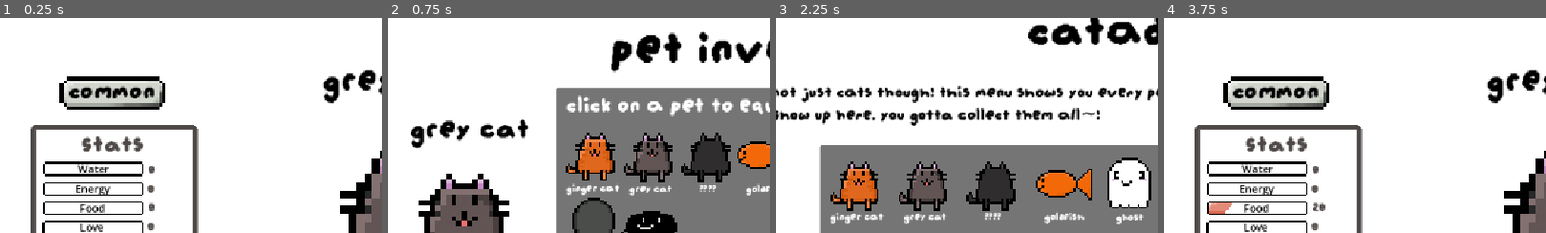
Above: before the commit, frames 1-4 (left to right).
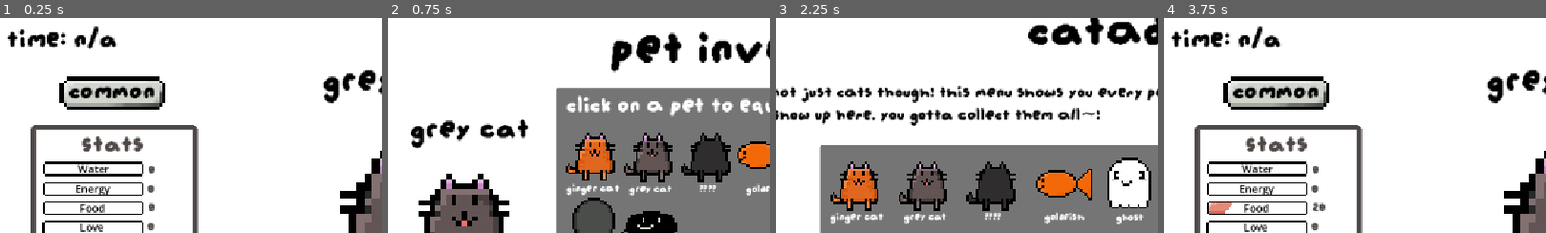
Above: after the commit, the same moments.

Repository: smallzdev/Tomagotchi-game
Game: Godot game, scene res://scenes/menus/main_game_scene.tscn
The game is run twice, just before and just after one commit, with the same random seed, the same clock (stepped at 60 frames per second) and the same inputs. This scene is started directly instead of the project's main scene.
Inputs (mouse positions are % of the whole screen's width and height, from its top left):
- Up to frame 1 (0.25 s): no input
- Up to frame 2 (0.75 s): click (91, 14) at 0.5 s
- Up to frame 3 (2.25 s): click "Back" at 1.25 s; click (91, 35) at 2 s
- Up to frame 4 (3.75 s): click "Back" at 2.75 s; click "food" at 3.5 s
The pictures show only the part of the screen within x 1-51%, y 3-53%; the shares and areas given below are measured in that part.

The runs differ from the first frame. In frame 1, 1.2% of the frame differs, in the area x 2-31%, y 3-15%; in frame 2, nothing differs; in frame 3, nothing differs; in frame 4, 1.2%.

Commit message:
hardcore mode progress
worked on hardcore mode

Diff:
--- a/scenes/menus/main_game_scene.tscn
+++ b/scenes/menus/main_game_scene.tscn
@@ -1188,6 +1188,16 @@
 [node name="HardcoreScoreTimer" type="Timer" parent="." unique_id=1576465864]
 autostart = true
 
+[node name="HarcoreScoreLabel" type="Label" parent="." unique_id=1696041550]
+offset_left = 27.0
+offset_top = 35.0
+offset_right = 108.0
+offset_bottom = 78.0
+theme_override_colors/font_color = Color(0, 0, 0, 1)
+theme_override_fonts/font = ExtResource("4_ymjn7")
+theme_override_font_sizes/font_size = 44
+text = "Time: N/a"
+
 [connection signal="input_event" from="Area2D" to="Area2D" method="petting_love"]
 [connection signal="timeout" from="Timer" to="petsButton" method="_on_5s_timer_timeout"]
 [connection signal="timeout" from="HardcoreTimer" to="petsButton" method="_on_hardcore_timer_timeout"]
